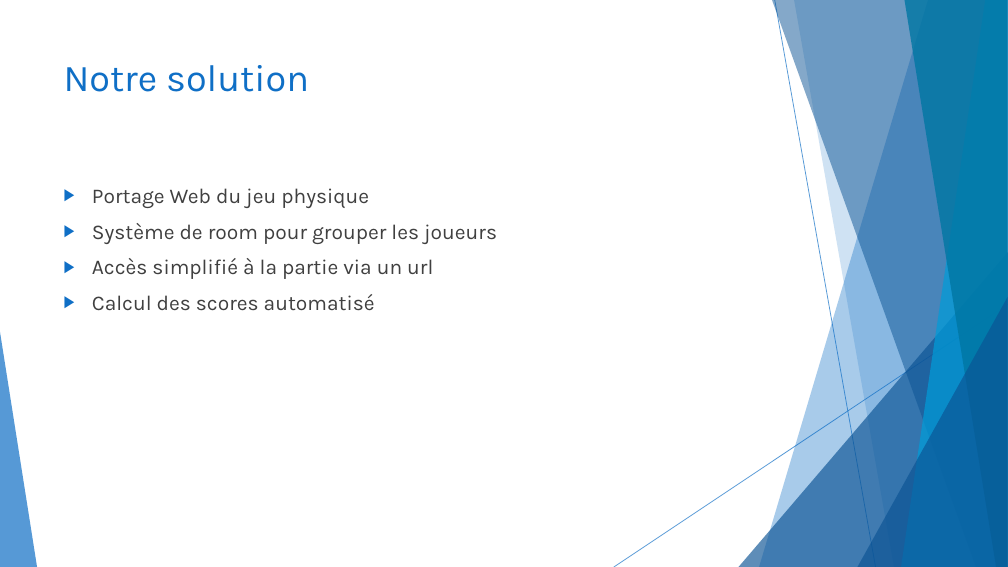
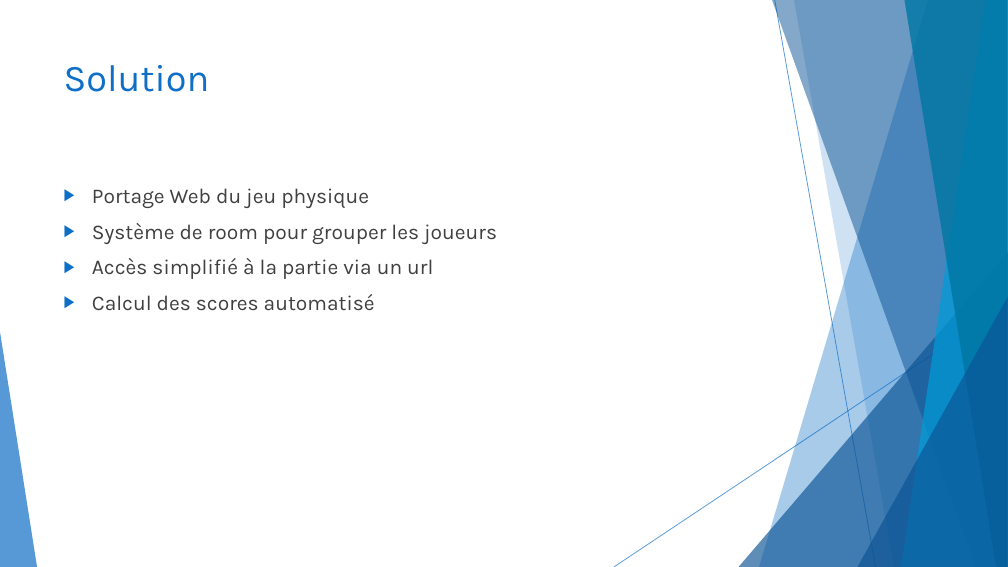
Before and after one commit to CeKonVeu/KingSkullClassicOnline, a slide deck: slide 5 of doc/King Skull Classic Online.pptx. Drawn at 1008x567 pixels with LibreOffice and Linux fonts; fonts in the diff are those of the drawing. Boxes give left, top, right and bottom in pixels: in the first picture for what was removed or moved away, otherwise in the second. Text is boxed around its words. In the diff, an @@ line names an element or a change of style, - is before the commit and + after.

```diff
--- a/doc/King Skull Classic Online.pptx
+++ b/doc/King Skull Classic Online.pptx
@@ title at [64,65,210,92]: text changed @@
-Notre solution
+Solution
```
Also in this commit, not shown: 8 other slides changed, 2 slides added, 1 slide removed.
